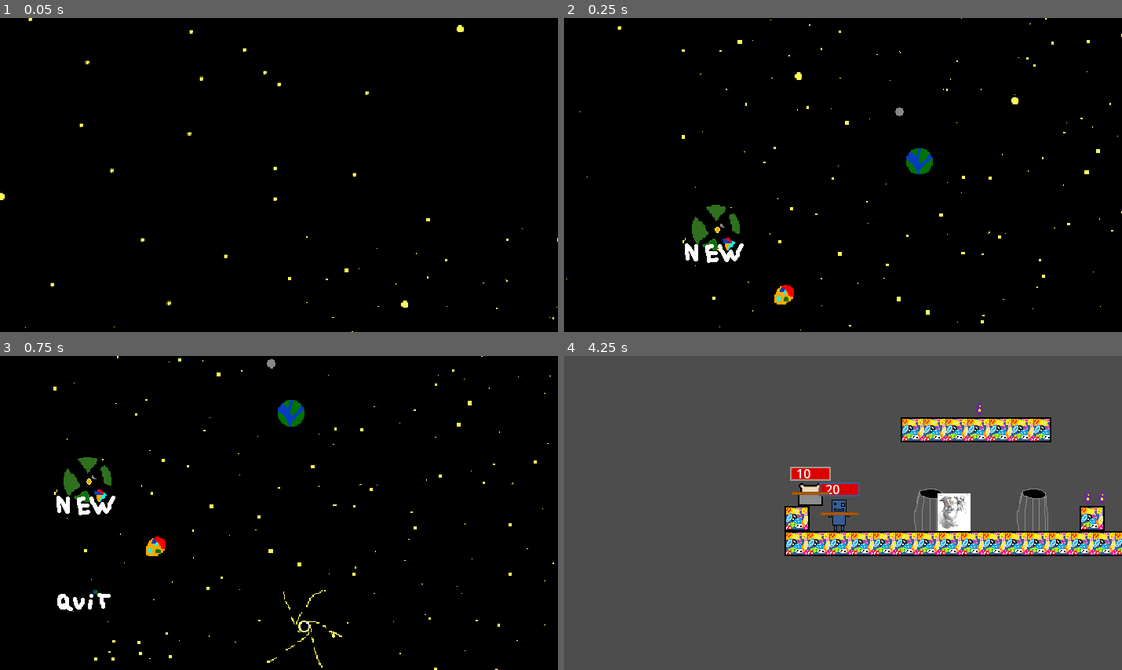
Above: before the commit, frames 1-4 (two rows, left to right).
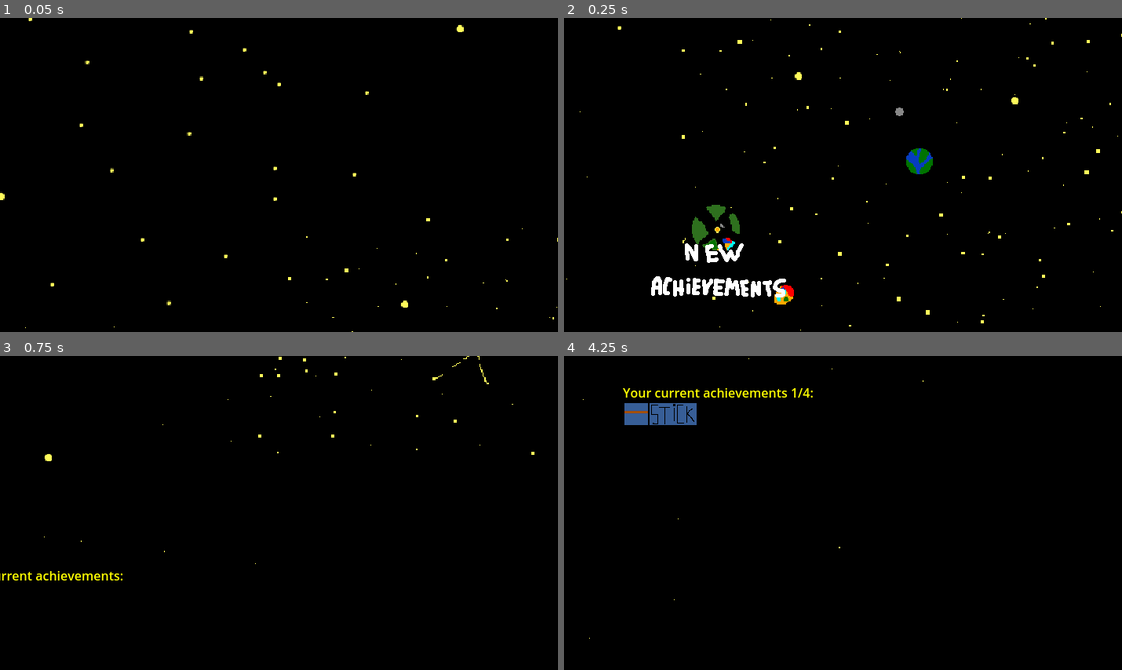
Above: after the commit, the same moments.

Repository: Ksawex4/Block-Jumper-Godot
Game: Godot game, scene res://Scenes/main_menu.tscn
Same seed, same stepped clock (60 frames per second), same inputs: the game is played once before the commit and once after it.
Inputs (mouse positions are in pixels of both pictures, inside the frame that each line leads up to):
- Up to frame 1 (0.05 s): no input
- Up to frame 2 (0.25 s): no input
- Up to frame 3 (0.75 s): click (106, 553) at 0.52 s
- Up to frame 4 (4.25 s): click (647, 500) at 1.27 s; hold D (FencyRight) 2.03-3.53 s; tap Z (Interract) at 2.1, 3.05, 3.8 s; tap W (FencyJump) at 2.27, 3.02 s; tap 1 (CamFency) at 2.85 s; hold A (FencyLeft) from 3.53 s (still down); tap 2 (CamPanLoduwka) at 3.6 s

Frame 1 is identical in both runs. In frame 2, 0.8% of the frame differs, in the area x 15-40%, y 82-89%; in frame 3, 2.4%; in frame 4, 98%, in the area x 0-100%, y 0-100%.

Commit message:
added 4 achievements and an achievements menu

Diff:
--- a/Scenes/main_menu.tscn
+++ b/Scenes/main_menu.tscn
@@ -7,6 +7,8 @@
 [ext_resource type="Texture2D" uid="uid://cl13uo5msqysn" path="res://Textures/Buttons/Quit.png" id="5_vr1f0"]
 [ext_resource type="Texture2D" uid="uid://cnwn7thqgnbbf" path="res://Textures/Buttons/New.png" id="6_t1dhk"]
 [ext_resource type="AudioStream" uid="uid://bg6ur3qxt335d" path="res://Songs/souMainMenu.wav" id="7_5egv6"]
+[ext_resource type="Texture2D" uid="uid://canx0jux42rum" path="res://Textures/Buttons/Achievements.png" id="7_yhxw7"]
+[ext_resource type="Script" uid="uid://drfgp0gner7jx" path="res://Scripts/AchievementsLabel.gd" id="9_trj04"]
 
 [sub_resource type="StyleBoxEmpty" id="StyleBoxEmpty_salsw"]
 
@@ -23,6 +25,14 @@
 [sub_resource type="StyleBoxEmpty" id="StyleBoxEmpty_ib1yv"]
 
 [sub_resource type="StyleBoxEmpty" id="StyleBoxEmpty_rfxh6"]
+
+[sub_resource type="StyleBoxEmpty" id="StyleBoxEmpty_trj04"]
+
+[sub_resource type="StyleBoxEmpty" id="StyleBoxEmpty_16hvj"]
+
+[sub_resource type="StyleBoxEmpty" id="StyleBoxEmpty_vr1f0"]
+
+[sub_resource type="StyleBoxEmpty" id="StyleBoxEmpty_t1dhk"]
 
 [sub_resource type="RectangleShape2D" id="RectangleShape2D_y1wm0"]
 size = Vector2(20, 60)
@@ -78,6 +88,21 @@
 theme_override_styles/normal = SubResource("StyleBoxEmpty_rfxh6")
 icon = ExtResource("6_t1dhk")
 
+[node name="AchievementsButton" type="Button" parent="Buttons"]
+texture_filter = 1
+layout_mode = 0
+offset_left = -52.0
+offset_top = 170.0
+offset_right = 130.0
+offset_bottom = 213.0
+theme_override_colors/icon_hover_color = Color(1, 1, 0, 1)
+theme_override_colors/icon_normal_color = Color(1, 1, 1, 1)
+theme_override_styles/focus = SubResource("StyleBoxEmpty_trj04")
+theme_override_styles/hover = SubResource("StyleBoxEmpty_16hvj")
+theme_override_styles/pressed = SubResource("StyleBoxEmpty_vr1f0")
+theme_override_styles/normal = SubResource("StyleBoxEmpty_t1dhk")
+icon = ExtResource("7_yhxw7")
+
 [node name="StaticBody2D" type="StaticBody2D" parent="."]
 
 [node name="CollisionShape2D" type="CollisionShape2D" parent="StaticBody2D"]
@@ -88,9 +113,36 @@
 position = Vector2(308, 163)
 shape = SubResource("RectangleShape2D_y1wm0")
 
+[node name="StaticBody2D2" type="StaticBody2D" parent="."]
+position = Vector2(-347, 586)
+
+[node name="CollisionShape2D" type="CollisionShape2D" parent="StaticBody2D2"]
+position = Vector2(254, 162)
+shape = SubResource("RectangleShape2D_y1wm0")
+
+[node name="CollisionShape2D2" type="CollisionShape2D" parent="StaticBody2D2"]
+position = Vector2(308, 163)
+shape = SubResource("RectangleShape2D_y1wm0")
+
 [node name="AudioStreamPlayer2D" type="AudioStreamPlayer" parent="."]
 stream = ExtResource("7_5egv6")
 autoplay = true
 
+[node name="RichTextLabel" type="RichTextLabel" parent="."]
+texture_filter = 1
+offset_left = -347.0
+offset_top = 586.0
+offset_right = 95.0
+offset_bottom = 986.0
+bbcode_enabled = true
+text = "[color=yellow]Your current achievements:[/color]
+"
+script = ExtResource("9_trj04")
+
+[node name="Timer" type="Timer" parent="RichTextLabel"]
+autostart = true
+
 [connection signal="pressed" from="Buttons/QuitButton" to="Buttons" method="_on_quit_button_pressed"]
 [connection signal="pressed" from="Buttons/NewButton" to="Buttons" method="_on_new_button_pressed"]
+[connection signal="pressed" from="Buttons/AchievementsButton" to="Buttons" method="_on_achievements_button_pressed"]
+[connection signal="timeout" from="RichTextLabel/Timer" to="RichTextLabel" method="_on_timer_timeout"]
--- /dev/null
+++ b/Scripts/AchievementsLabel.gd
@@ -0,0 +1,9 @@
+extends RichTextLabel
+
+var normalText := "[color=yellow]Your current achievements ACH/4:[/color]"
+
+func _on_timer_timeout() -> void:
+	text = normalText.replace("ACH", str(Global.playerAchievements.size()))
+	for x in Global.playerAchievements:
+		text += "\n" + x
+	$Timer.start(10)
--- a/Scripts/Global.gd
+++ b/Scripts/Global.gd
@@ -1,18 +1,19 @@
 extends Node
 
-var Gravity = 10
-var FencyHP = 10
-var ToastyHP = 10
-var PanLoduwkaHP = 20
-var FencyMaxHP = 10
-var ToastyMaxHP = 10
-var PanLoduwkaMaxHP = 20
-var FStick = true
-var PLStick = true
-var TStick = true
-var Beans = 0
-var FollowWho = "Fency"
-var spawn = 0
+var Gravity := 10
+var FencyHP := 10
+var ToastyHP := 10
+var PanLoduwkaHP := 20
+var FencyMaxHP := 10
+var ToastyMaxHP := 10
+var PanLoduwkaMaxHP := 20
+var FStick := true
+var PLStick := true
+var TStick := true
+var Beans := 0
+var FollowWho := "Fency"
+var spawn := 0
+var playerAchievements := []
 
 func _process(delta: float) -> void:
 	if Input.is_action_just_pressed("Quit"):
@@ -22,9 +23,12 @@
 		QuitToMenu()
 
 func QuitToMenu():
-	FencyHP = 10
-	ToastyHP = 10
-	PanLoduwkaHP = 20
-	FollowWho = "Fency"
-	Beans = 0
-	get_tree().change_scene_to_file("res://Scenes/main_menu.tscn")
+	if get_tree().current_scene.scene_file_path != "res://Scenes/main_menu.tscn":
+		FencyHP = 10
+		ToastyHP = 10
+		PanLoduwkaHP = 20
+		FollowWho = "Fency"
+		Beans = 0
+		get_tree().change_scene_to_file("res://Scenes/main_menu.tscn")
+	else:
+		get_tree().current_scene.get_node("Fency").position = Vector2(277, 163)
--- a/Scripts/main_menu_buttons.gd
+++ b/Scripts/main_menu_buttons.gd
@@ -9,3 +9,6 @@
 		get_tree().change_scene_to_file("res://Scenes/trash_room.tscn")
 	else:
 		get_tree().change_scene_to_file("res://Scenes/test_room.tscn")
+
+func _on_achievements_button_pressed() -> void:
+	get_parent().get_node("Fency").position = Vector2(-64, 751)
--- a/Scripts/spamguys.gd
+++ b/Scripts/spamguys.gd
@@ -7,6 +7,8 @@
 
 func _ready() -> void:
 	var rand = randi_range(0,3)
+	if !Global.playerAchievements.has("[img]res://Textures/Achievements/Trash.png[/img]"):
+		Global.playerAchievements.append("[img]res://Textures/Achievements/Trash.png[/img]")
 	if rand == 0:
 		$BadlyDrawnSpamton.disabled = false
 		$Sprite2D.texture = load("res://Textures/Spamguys/BadlyDrawnSpamton.png")
--- a/Scripts/stick.gd
+++ b/Scripts/stick.gd
@@ -2,6 +2,10 @@
 
 var who = "Fency"
 var stick = "FStick"
+
+func _ready() -> void:
+	if !Global.playerAchievements.has("[img]res://Textures/Achievements/Stick.png[/img]"):
+		Global.playerAchievements.append("[img]res://Textures/Achievements/Stick.png[/img]")
 
 func _process(delta: float) -> void:
 	var scene = get_tree().current_scene
@@ -15,6 +19,10 @@
 func _on_area_2d_body_entered(body: Node2D) -> void:
 	print("body entered: " + str(body))
 	print("removing enemy")
+	if body.scene_file_path == "res://Scenes/Objects/kill_block.tscn" && !Global.playerAchievements.has("[img]res://Textures/Achievements/BlockKiller.png[/img]"):
+		Global.playerAchievements.append("[img]res://Textures/Achievements/BlockKiller.png[/img]")
+	if body.scene_file_path == "res://Scenes/Objects/spamguys.tscn" && !Global.playerAchievements.has("[img]res://Textures/Achievements/SpamKiller.png[/img]"):
+		Global.playerAchievements.append("[img]res://Textures/Achievements/SpamKiller.png[/img]")
 	body.queue_free()
 	Global.set(stick, false)
 	queue_free()
--- a/Scripts/trash_can.gd
+++ b/Scripts/trash_can.gd
@@ -24,5 +24,9 @@
 	var shouldSpawn = randf_range(0.0, 10.0)
 	if shouldSpawn < 2.0:
 		var spam = preload("res://Scenes/Objects/spamguys.tscn").instantiate()
+		var enemies = get_tree().current_scene.get_node("Enemies")
 		spam.position = Vector2(position.x + 100, position.y)
-		get_tree().current_scene.add_child(spam)
+		if enemies:
+			enemies.add_child(spam)
+		else:
+			get_tree().current_scene.add_child(spam)
Not shown: 1 places in Scenes/main_menu.tscn that only renumber resources
Not shown, added: Scripts/AchievementsLabel.gd.uid
Binary file added: Textures/Achievements/BlockKiller.png
Not shown, added: Textures/Achievements/BlockKiller.png.import
Binary file added: Textures/Achievements/SpamKiller.png
Not shown, added: Textures/Achievements/SpamKiller.png.import
Binary file added: Textures/Achievements/Stick.png
Not shown, added: Textures/Achievements/Stick.png.import
Binary file added: Textures/Achievements/Trash.png
Not shown, added: Textures/Achievements/Trash.png.import
Binary file added: Textures/Buttons/Achievements.png
Not shown, added: Textures/Buttons/Achievements.png.import
